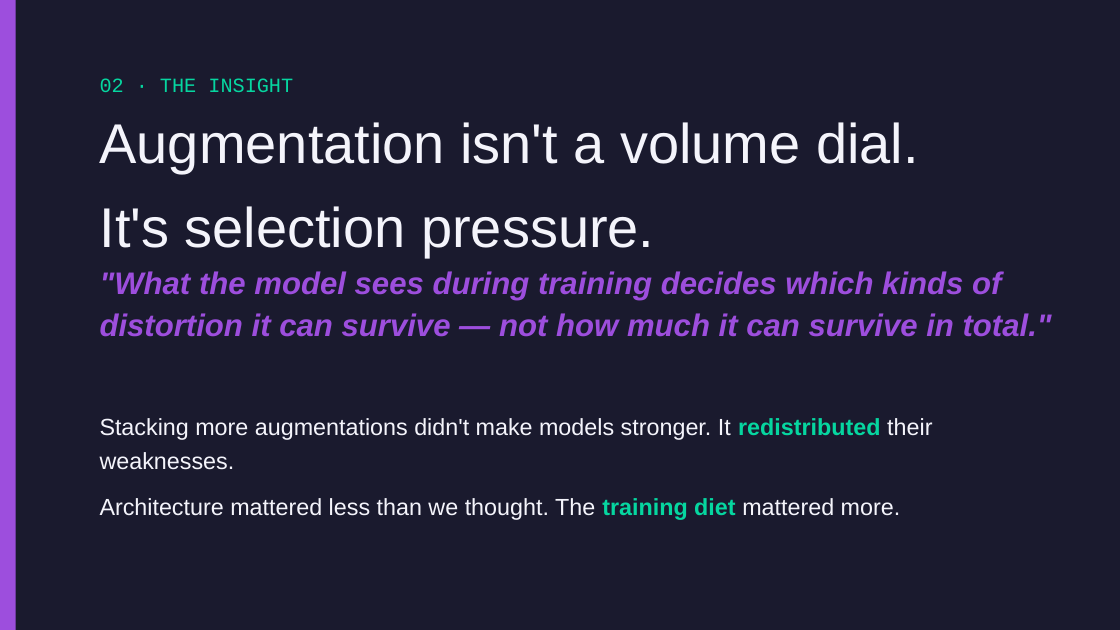
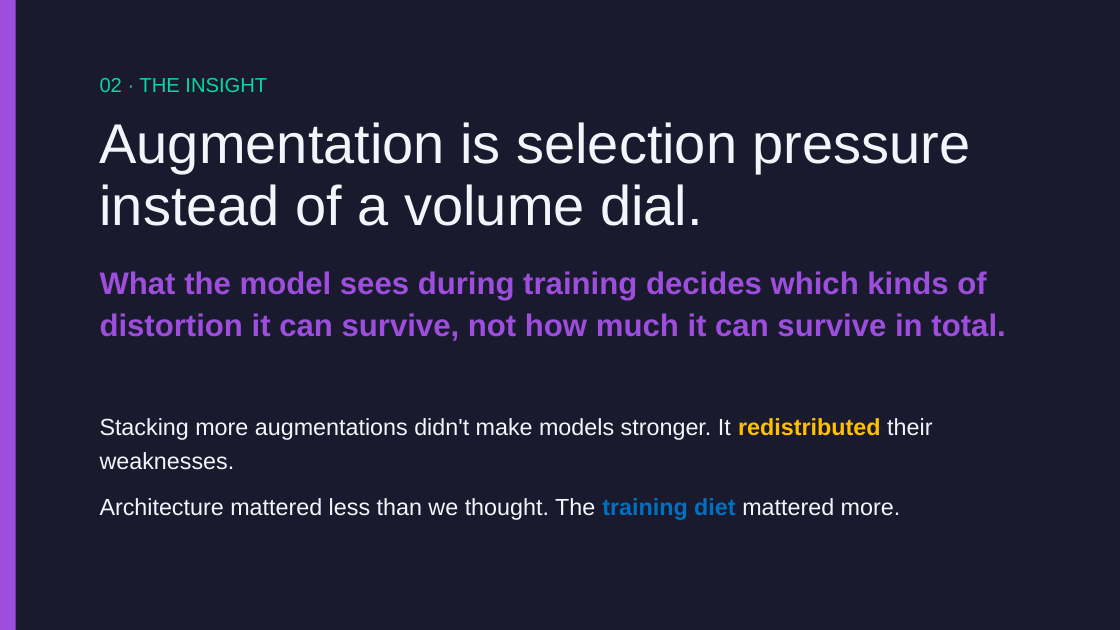
Before and after one commit to Ari-S-123/transformer-fingerprinting, a slide deck: slide 11 of Transformer-Fingerprinting-Presentation.pptx. Drawn at 1120x630 pixels with LibreOffice and Linux fonts; fonts in the diff are those of the drawing. Boxes give left, top, right and bottom in pixels: in the first picture for what was removed or moved away, otherwise in the second. Text is boxed around its words. In the diff, an @@ line names an element or a change of style, - is before the commit and + after.

```diff
--- a/Transformer-Fingerprinting-Presentation.pptx
+++ b/Transformer-Fingerprinting-Presentation.pptx
@@ text "02 · THE INSIGHT" at <box>100,78,267,92</box>: font Courier New to Arial @@
@@ text at <box>100,122,971,226</box>: text changed @@
-Augmentation isn't a volume dial.
-It's selection pressure.
+Augmentation is selection pressure instead of a volume dial.
@@ text at <box>100,271,1005,341</box>: text changed; italic off @@
-"What the model sees during training decides which kinds of distortion it can survive — not how much it can survive in total."
+What the model sees during training decides which kinds of distortion it can survive, not how much it can survive in total.
@@ text "Stacking more augmentations didn't make ..." at <box>100,418,932,470</box>: text colour #06D6A0 to #FFC000 in "redistributed" @@
@@ text "Architecture mattered less than we ..." at <box>100,498,901,520</box>: text colour #06D6A0 to #0070C0 in "training diet" @@
```
Also in this commit, not shown: 17 other slides changed.
